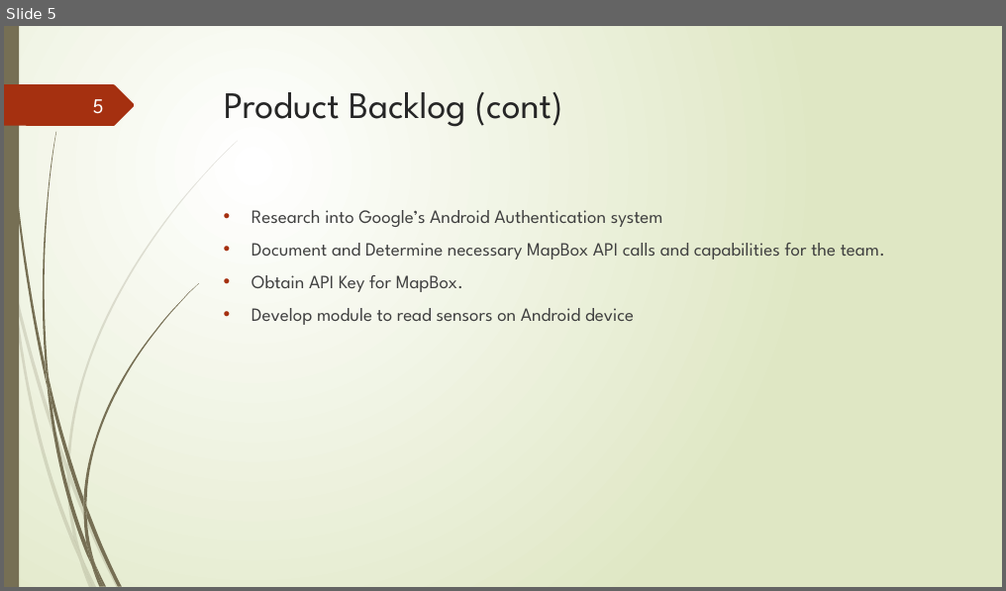
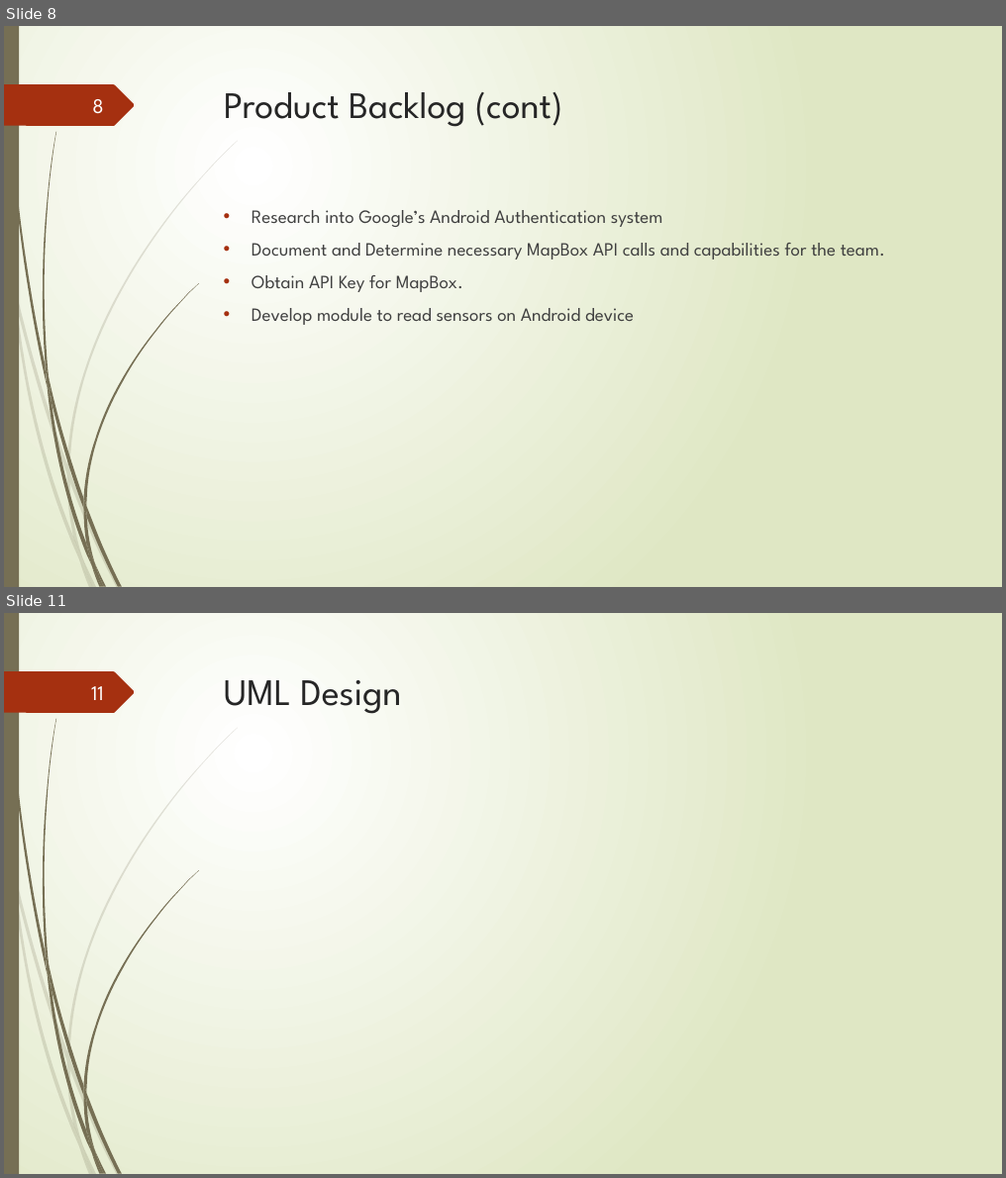
Before and after one commit to junmin-yee/Landmarked, a slide deck: Presentations/Sprint01_ReviewMeeting.pptx. Shown one above the other, each under a label of ours: slide 5 before the commit, slides 8 and 11 after it; the slides between them are not shown. The pictures are 1006x591 and 1006x1178 pixels, drawn with LibreOffice and Linux fonts; fonts in the diff are those of the drawing. Boxes give left, top, right and bottom in pixels: in the first picture for what was removed or moved away, otherwise in the second. Text is boxed around its words. In the diff, an @@ line names an element or a change of style, - is before the commit and + after.

```diff
--- a/Presentations/Sprint01_ReviewMeeting.pptx
+++ b/Presentations/Sprint01_ReviewMeeting.pptx
@@ slide 11 added at [4,613,1002,1174], background gradient #FFFFFF to #DFE8C4; not listed: 24 template elements that a slide beside it also shows @@
@@ page number added at [91,686,104,700], 20 pt, text #FEFFFF @@
+11
@@ title added at [224,680,401,714], 36 pt, text #262626 @@
+UML Design
@@ what was slide 5 is now slide 8 @@
@@ page number at [92,99,103,114]: text changed @@
-5
+8
```
Also in this commit, not shown: 2 slides changed, 16 other slides added.
